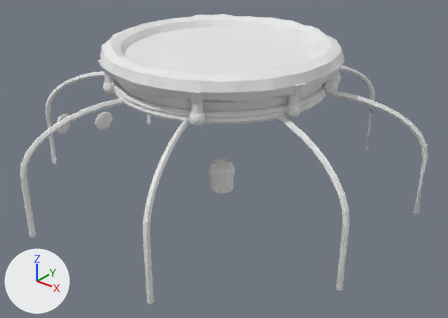
The FBX model shared/modeling-kit/out/goo_jar_trim_3_top.fbx: old version first, new version second.
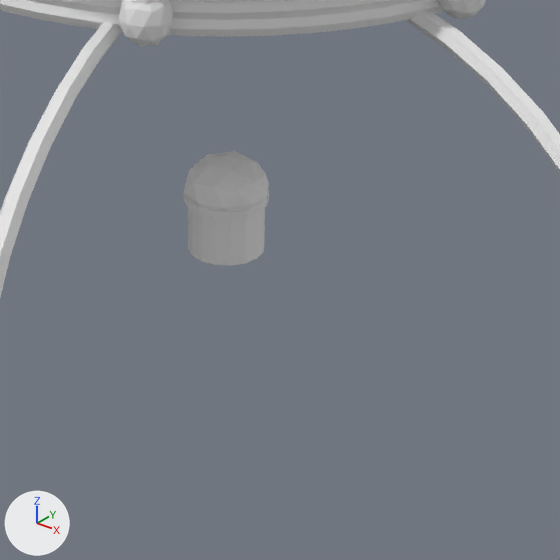
Each version appears first whole from a camera (50 mm lens) standing at (45.4, -55.1, 38.4) and looking at (2.2, -1.0, 4.9), and next in a close-up on the part from 34% to 72% of the width and 36% to 89% of the height. Arrows for +X, +Y and +Z are at lower left; the lights stay in place. The older version's two pictures come first.

Script lines for the objects in view, before the commit:
```python
me_goo_jar_trim_3_top = bpy.data.meshes.new('goo_jar_trim_3_top')
me_goo_jar_trim_3_top.from_pydata(...)  # 3066 vertices, 3298 faces; spans x -23.7..23.7, y -22.7..22.7, z 0.0..19.6
me_goo_jar_trim_3_top.materials.append(mat_goo_jar_trim_3_top_vcol)  # white #e7e7e7
ob_goo_jar_trim_3_top = bpy.data.objects.new('goo_jar_trim_3_top', me_goo_jar_trim_3_top)
ob_goo_jar_trim_3_top.location = (0.0, 0.0, 0.0)
```
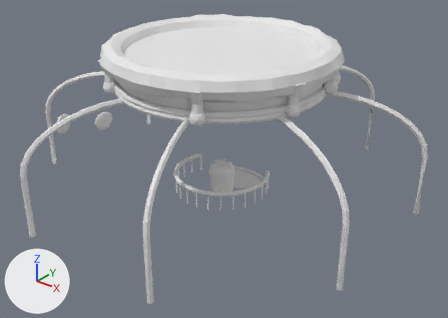
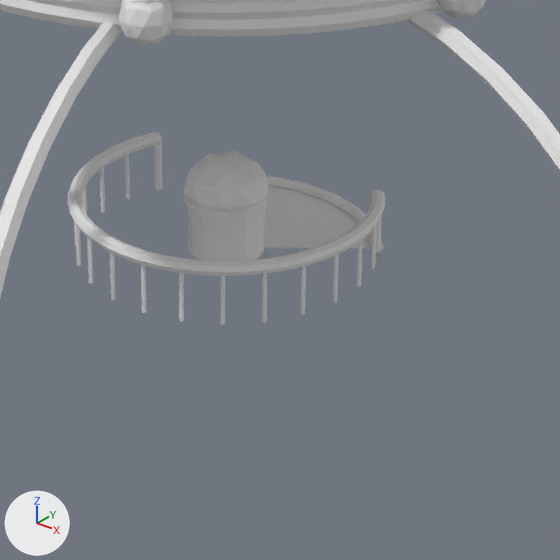
The newer file is also turned or shifted as a whole; pictures and numbers use the older file's frame.

Where the change shows, as pixel boxes (x1, y1, x2, y2) in the close-ups (560 x 560 px):
'goo_jar_trim_3_top', reshaped
    before: (0, 0, 560, 298)
    after: (0, 0, 560, 325)
part 1 of me_goo_jar_trim_3_top, added (mostly hidden)
    after: (376, 216, 382, 250)
part 2 of me_goo_jar_trim_3_top, added
    after: (370, 224, 377, 268)
part 3 of me_goo_jar_trim_3_top, added
    after: (356, 239, 363, 286)
part 4 of me_goo_jar_trim_3_top, added
    after: (333, 254, 339, 302)
part 5 of me_goo_jar_trim_3_top, added
    after: (300, 266, 306, 315)
part 6 of me_goo_jar_trim_3_top, added
    after: (262, 273, 267, 322)
part 7 of me_goo_jar_trim_3_top, added
    after: (220, 276, 225, 325)
part 8 of me_goo_jar_trim_3_top, added
    after: (179, 273, 184, 321)
part 9 of me_goo_jar_trim_3_top, added
    after: (141, 265, 147, 313)
part 10 of me_goo_jar_trim_3_top, added
    after: (110, 252, 116, 300)
part 11 of me_goo_jar_trim_3_top, added
    after: (87, 237, 93, 284)
part 12 of me_goo_jar_trim_3_top, added
    after: (75, 223, 81, 266)
part 13 of me_goo_jar_trim_3_top, added (mostly hidden)
    after: (82, 186, 87, 215)
part 14 of me_goo_jar_trim_3_top, added
    after: (100, 168, 105, 212)
part 15 of me_goo_jar_trim_3_top, added
    after: (125, 154, 130, 199)
part 16 of me_goo_jar_trim_3_top, added
    after: (154, 138, 163, 190)
part 17 of me_goo_jar_trim_3_top, added
    after: (68, 132, 385, 276)
part 18 of me_goo_jar_trim_3_top, added
    after: (267, 176, 384, 253)
part 19 of me_goo_jar_trim_3_top, added
    after: (265, 185, 380, 268)
part 20 of me_goo_jar_trim_3_top, added (mostly hidden)
    after: (258, 246, 266, 259)

Diff of the bpy script that builds the scene:
```diff
--- a/shared/modeling-kit/out/goo_jar_trim_3_top.fbx.py
+++ b/shared/modeling-kit/out/goo_jar_trim_3_top.fbx.py
@@ me_goo_jar_trim_3_top @@
-me_goo_jar_trim_3_top.from_pydata(...)  # 3066 vertices, 3298 faces; spans x -23.7..23.7, y -22.7..22.7, z 0.0..19.6
+me_goo_jar_trim_3_top.from_pydata(...)  # 3642 vertices, 3767 faces; spans x -23.7..23.7, y -22.7..22.7, z -1.0..19.6
+# me_goo_jar_trim_3_top part 1: a new loose piece, a 6-sided cylinder along z spanning x 5.47..5.75, y 3.4..3.72, z 0.0..2.3, in mat_goo_jar_trim_3_top_vcol (white #e7e7e7)
+# me_goo_jar_trim_3_top part 2: a new loose piece, a 6-sided cylinder along z spanning x 6.29..6.45, y 2.15..2.33, z 0.0..2.3, in mat_goo_jar_trim_3_top_vcol (white #e7e7e7)
+# me_goo_jar_trim_3_top part 3: a new loose piece, a 6-sided cylinder along z spanning x 6.69..6.85, y 0.67..0.85, z 0.0..2.3, in mat_goo_jar_trim_3_top_vcol (white #e7e7e7)
+# me_goo_jar_trim_3_top part 4: a new loose piece, a 6-sided cylinder along z spanning x 6.69..6.85, y -0.85..-0.67, z 0.0..2.3, in mat_goo_jar_trim_3_top_vcol (white #e7e7e7)
+# me_goo_jar_trim_3_top part 5: a new loose piece, a 6-sided cylinder along z spanning x 6.29..6.45, y -2.33..-2.15, z 0.0..2.3, in mat_goo_jar_trim_3_top_vcol (white #e7e7e7)
+# me_goo_jar_trim_3_top part 6: a new loose piece, a 6-sided cylinder along z spanning x 5.53..5.69, y -3.65..-3.47, z 0.0..2.3, in mat_goo_jar_trim_3_top_vcol (white #e7e7e7)
+# me_goo_jar_trim_3_top part 7: a new loose piece, a 6-sided cylinder along z spanning x 4.45..4.61, y -4.73..-4.55, z 0.0..2.3, in mat_goo_jar_trim_3_top_vcol (white #e7e7e7)
+# me_goo_jar_trim_3_top part 8: a new loose piece, a 6-sided cylinder along z spanning x 3.13..3.28, y -5.49..-5.31, z 0.0..2.3, in mat_goo_jar_trim_3_top_vcol (white #e7e7e7)
+# me_goo_jar_trim_3_top part 9: a new loose piece, a 6-sided cylinder along z spanning x 1.65..1.81, y -5.89..-5.71, z 0.0..2.3, in mat_goo_jar_trim_3_top_vcol (white #e7e7e7)
+# me_goo_jar_trim_3_top part 10: a new loose piece, a 6-sided cylinder along z spanning x 0.13..0.28, y -5.89..-5.71, z 0.0..2.3, in mat_goo_jar_trim_3_top_vcol (white #e7e7e7)
+# me_goo_jar_trim_3_top part 11: a new loose piece, a 6-sided cylinder along z spanning x -1.35..-1.19, y -5.49..-5.31, z 0.0..2.3, in mat_goo_jar_trim_3_top_vcol (white #e7e7e7)
+# me_goo_jar_trim_3_top part 12: a new loose piece, a 6-sided cylinder along z spanning x -2.67..-2.52, y -4.73..-4.55, z 0.0..2.3, in mat_goo_jar_trim_3_top_vcol (white #e7e7e7)
+# me_goo_jar_trim_3_top part 13: a new loose piece, a 6-sided cylinder along z spanning x -4.52..-4.36, y -2.33..-2.15, z 0.0..2.3, in mat_goo_jar_trim_3_top_vcol (white #e7e7e7)
+# me_goo_jar_trim_3_top part 14: a new loose piece, a 6-sided cylinder along z spanning x -4.91..-4.75, y -0.85..-0.67, z 0.0..2.3, in mat_goo_jar_trim_3_top_vcol (white #e7e7e7)
+# me_goo_jar_trim_3_top part 15: a new loose piece, a 6-sided cylinder along z spanning x -4.91..-4.75, y 0.67..0.85, z 0.0..2.3, in mat_goo_jar_trim_3_top_vcol (white #e7e7e7)
+# me_goo_jar_trim_3_top part 16: a new loose piece, a 6-sided cylinder along z spanning x -4.58..-4.3, y 2.08..2.4, z 0.0..2.3, in mat_goo_jar_trim_3_top_vcol (white #e7e7e7)
+# me_goo_jar_trim_3_top part 17: a new loose piece of 264 vertices spanning x -5.2..7.1, y -6.1..3.7, z 2.0..2.6, in mat_goo_jar_trim_3_top_vcol (white #e7e7e7)
+# me_goo_jar_trim_3_top part 18: a new loose piece of 48 vertices spanning x -1.4..5.8, y 3.4..6.1, z -0.2..0.3, in mat_goo_jar_trim_3_top_vcol (white #e7e7e7)
+# me_goo_jar_trim_3_top part 19: a new loose piece of 36 vertices spanning x -1.3..5.7, y 0.9..6.0, z -1.0..0.0, in mat_goo_jar_trim_3_top_vcol (white #e7e7e7)
+# me_goo_jar_trim_3_top part 20: a new loose piece of 24 vertices spanning x 0.4..2.2, y 0.9..1.5, z -1.0..0.0, in mat_goo_jar_trim_3_top_vcol (white #e7e7e7)
+# other edits to the shape of me_goo_jar_trim_3_top do not show in these pictures
 me_goo_jar_trim_3_top.materials.append(mat_goo_jar_trim_3_top_vcol)
```
